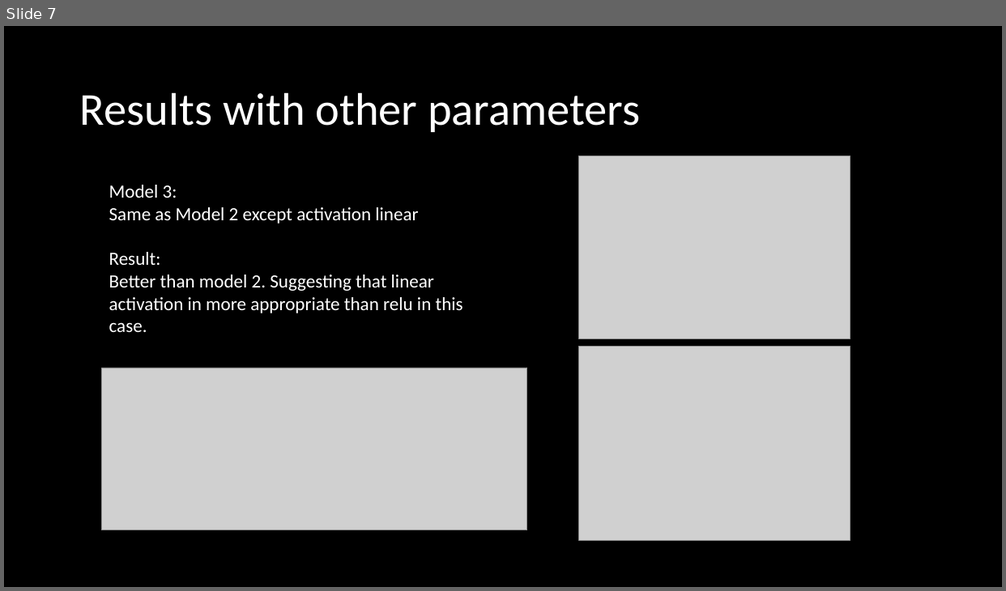
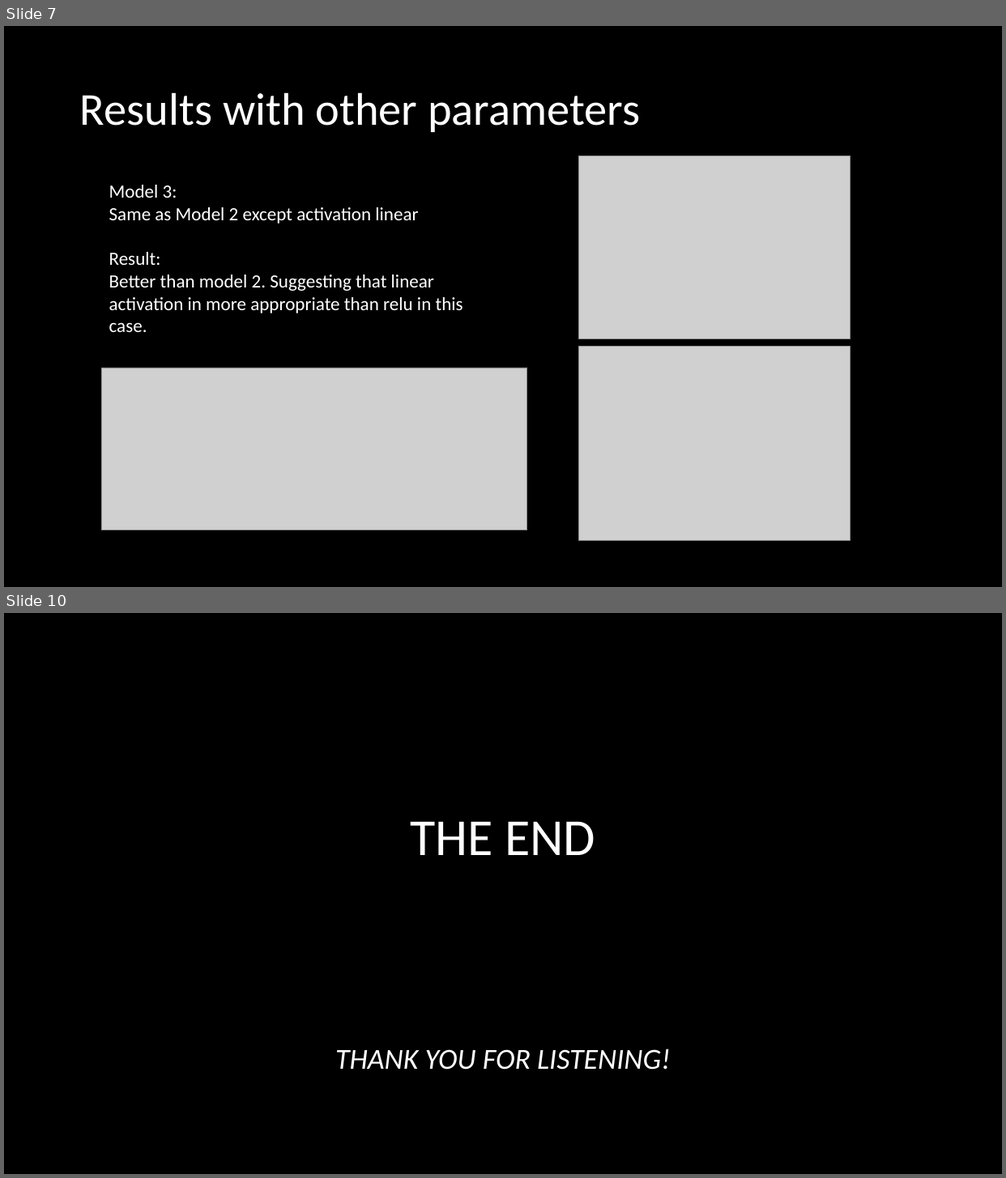
Before and after one commit to alexxlu/Project4, a slide deck: Stock Price prediction.pptx. Shown one above the other, each under a label of ours: slide 7 before the commit, slides 7 and 10 after it; the slides between them are not shown. The pictures are 1006x591 and 1006x1178 pixels, drawn with LibreOffice and Linux fonts; fonts in the diff are those of the drawing; grey boxes stand for pictures. Boxes give left, top, right and bottom in pixels: in the first picture for what was removed or moved away, otherwise in the second. Text is boxed around its words. In the diff, an @@ line names an element or a change of style, - is before the commit and + after.

```diff
--- a/Stock Price prediction.pptx
+++ b/Stock Price prediction.pptx
@@ slide 10 added at (x1=4, y1=613, x2=1002, y2=1174), background #000000 @@
@@ text added at (x1=335, y1=821, x2=671, y2=1070), 28 pt, text #FFFFFF, italic @@
+THE END
+THANK YOU FOR LISTENING!
```
Also in this commit, not shown: 6 slides changed, 4 other files.
